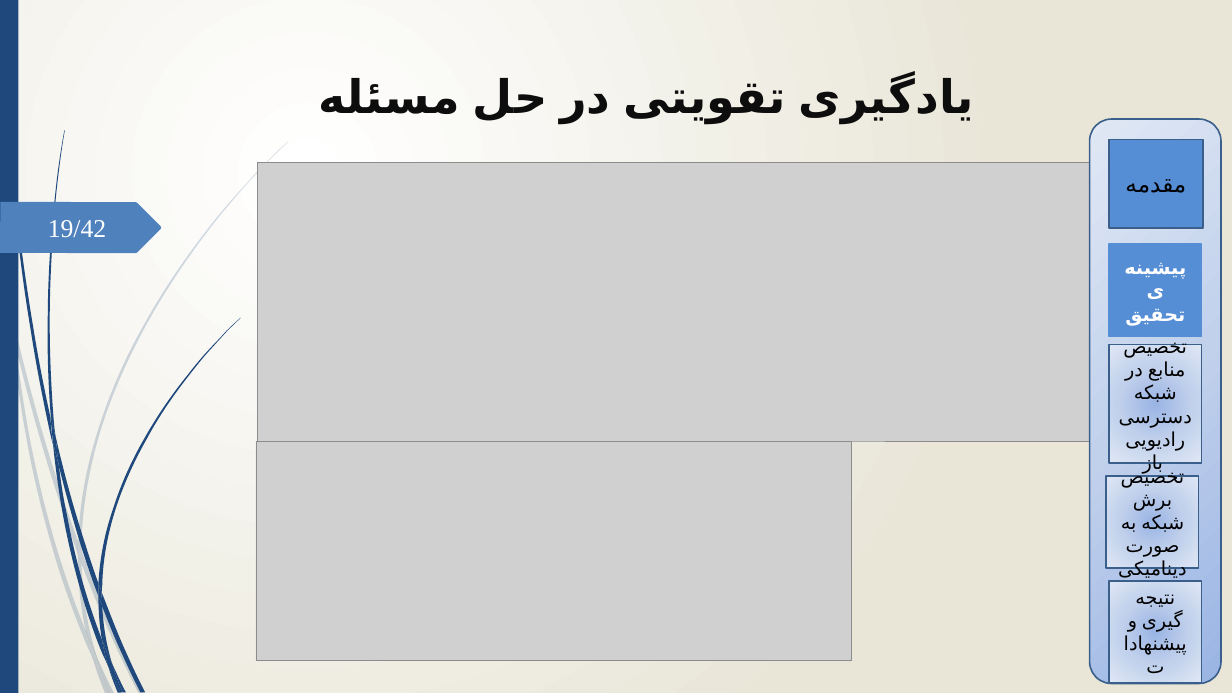
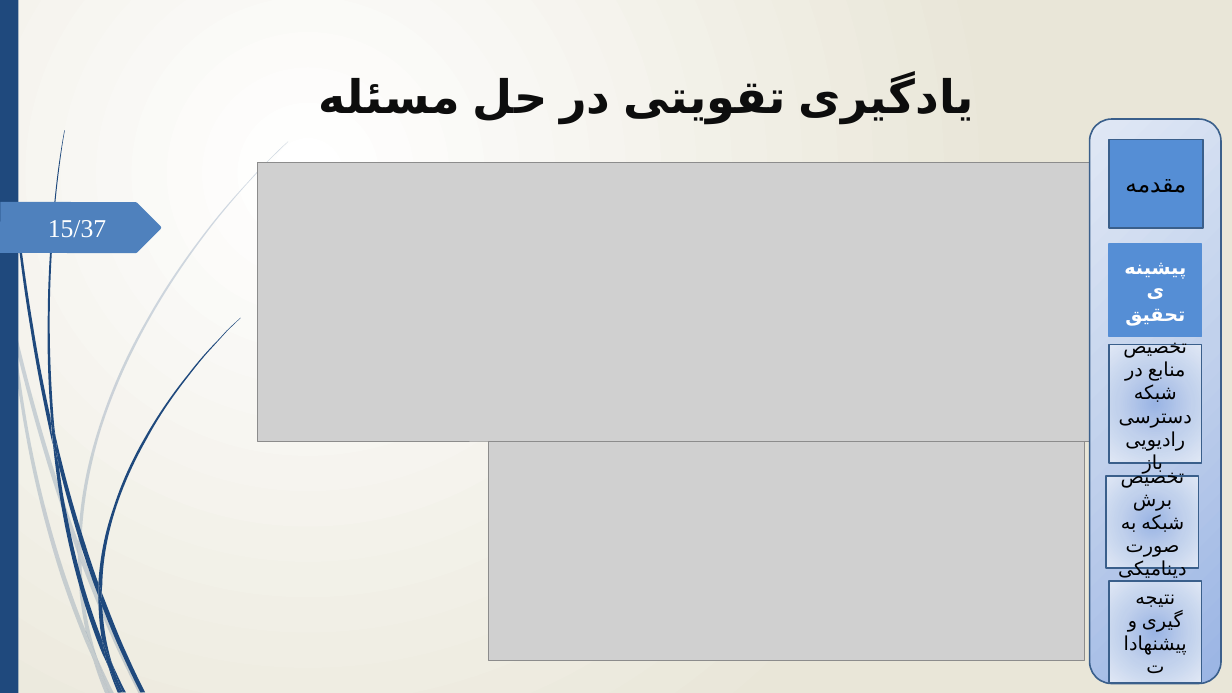
Before and after one commit to mkm1992/phd-project, a slide deck: slide 15 of Latex/tex1/proposal.pptx (slide 19 before the commit). Drawn at 1232x693 pixels with LibreOffice and Linux fonts; fonts in the diff are those of the drawing; grey boxes stand for pictures; background and template pictures are left out. Boxes give left, top, right and bottom in pixels: in the first picture for what was removed or moved away, otherwise in the second. Text is boxed around its words. In the diff, an @@ line names an element or a change of style, - is before the commit and + after.

```diff
--- a/Latex/tex1/proposal.pptx
+++ b/Latex/tex1/proposal.pptx
@@ page number at bbox=[48, 220, 107, 238]: text changed @@
-19/42
+15/37
@@ picture: place and size @@
-picture at bbox=[256, 441, 852, 661]
+picture at bbox=[488, 441, 1084, 661]
```
Also in this commit, not shown: 11 other slides changed, 5 slides removed, 7 other files.
